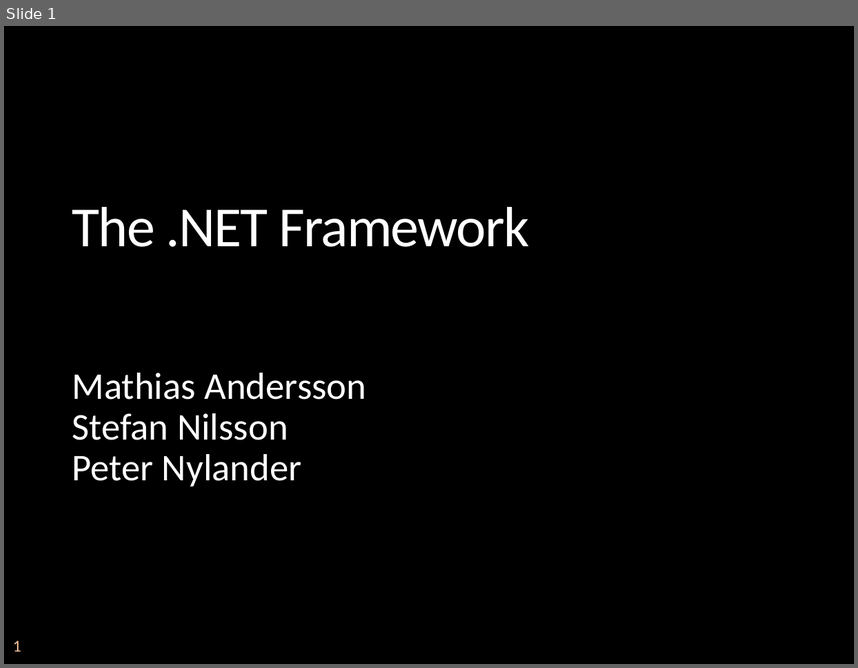
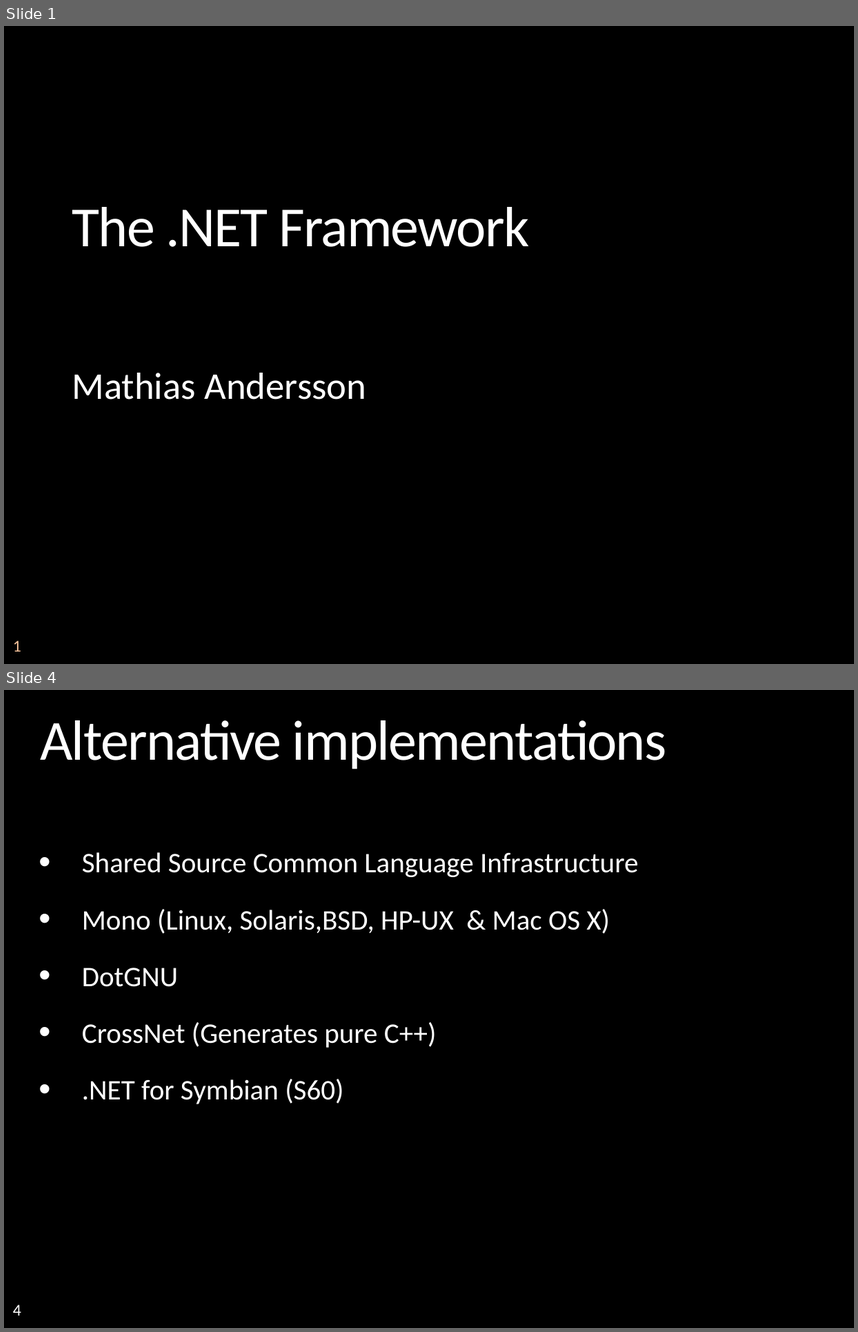
Before and after one commit to mattincode/teched2008, a slide deck: presentations/dotNET FW/TechEd - dotNET.pptx. Shown one above the other, each under a label of ours: slide 1 before the commit, slides 1 and 4 after it; the slides between them are not shown. The pictures are 858x668 and 858x1332 pixels, drawn with LibreOffice and Linux fonts; fonts in the diff are those of the drawing; background and template pictures are left out. Boxes give left, top, right and bottom in pixels: in the first picture for what was removed or moved away, otherwise in the second. Text is boxed around its words. In the diff, an @@ line names an element or a change of style, - is before the commit and + after.

```diff
--- a/presentations/dotNET FW/TechEd - dotNET.pptx
+++ b/presentations/dotNET FW/TechEd - dotNET.pptx
@@ slide 4 added at [4, 690, 854, 1328], background picture (left out); not listed: 1 template element that a slide beside it also shows @@
@@ title added at [40, 720, 666, 769], 48 pt, text #FFFFFF @@
+Alternative implementations
@@ text added at [82, 852, 638, 1104], 24 pt, text #FFFFFF @@
+• Shared Source Common Language Infrastructure
+• Mono (Linux, Solaris,BSD, HP-UX & Mac OS X)
+• DotGNU
+• CrossNet (Generates pure C++)
+• .NET for Symbian (S60)
@@ slide 1 changed as well @@
@@ subtitle at [72, 413, 302, 486]: paragraphs removed @@
-Stefan Nilsson
-Peter Nylander
```
Also in this commit, not shown: 3 other slides changed, 18 other slides added, 2 slides removed, 1 other file.
